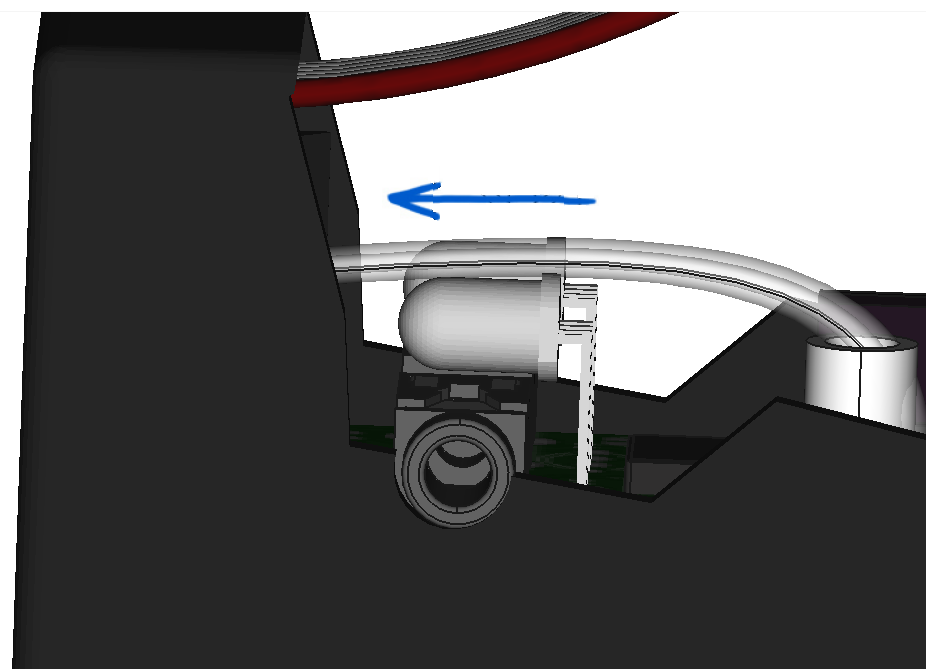
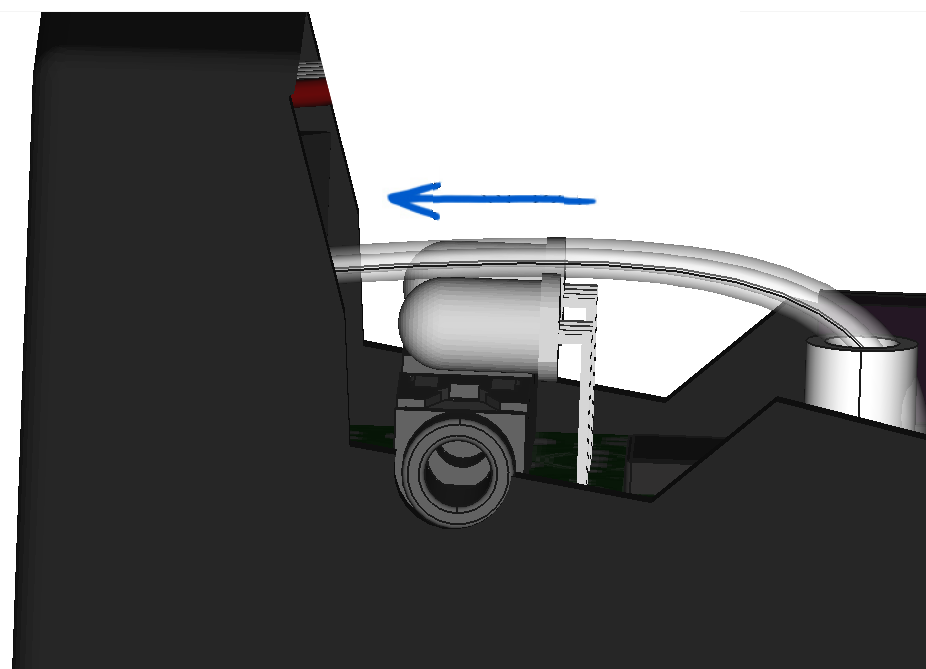
Layers edited between the first and the second 926 × 669 image:
painted on "s11p3.png" over (311, 11, 740, 111)
